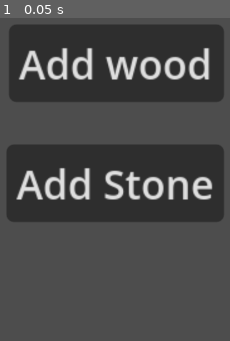
Above: before the commit, frame 1.
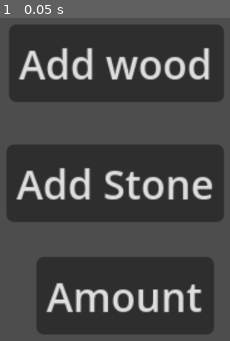
Above: after the commit, the same moment.

Repository: jonjud/PocketInventory
Game: Godot game, scene res://scenes/main.tscn
The game is run twice, just before and just after one commit, with the same random seed, the same clock (stepped at 60 frames per second) and the same inputs.
Inputs:
- Up to frame 1 (0.05 s): no input

The runs differ from the first frame. In frame 1, 17% of the frame differs, in the area x 16-94%, y 73-98%.

Commit message:
Add Inventory amount query

Diff:
--- a/data/inventory.gd
+++ b/data/inventory.gd
@@ -22,3 +22,9 @@
 		storage.append(new_entry)
 	for j in storage :
 		print(j.item.item_name ," ", j.amount )
+
+func get_amount(item : ItemData) -> int :
+	for i in storage :
+		if i.item == item :
+			return i.amount
+	return 0
--- a/scenes/main.gd
+++ b/scenes/main.gd
@@ -1,14 +1,21 @@
 extends Node2D
 
+var wood : ItemData = preload("res://items/wood.tres")
+var stone : ItemData = preload("res://items/stone.tres")
+var berry : ItemData
 
 # Called when the node enters the scene tree for the first time.
 func _ready() -> void:
 	pass
 
 func add_wood() -> void :
-	var wood : ItemData = preload("res://items/wood.tres")
 	$Inventory.add_item(wood , 1)
 
 func add_stone() -> void:
-	var stone : ItemData = preload("res://items/stone.tres")
+
 	$Inventory.add_item(stone , 1)
+
+func get_all_amount_btn() -> void:
+	print($Inventory.get_amount(wood))
+	print($Inventory.get_amount(stone))
+	print($Inventory.get_amount(berry))
--- a/scenes/main.tscn
+++ b/scenes/main.tscn
@@ -26,5 +26,13 @@
 offset_bottom = 102.0
 text = "Add Stone"
 
+[node name="Button3" type="Button" parent="CanvasLayer" unique_id=2084368256]
+offset_left = 121.0
+offset_top = 116.0
+offset_right = 192.0
+offset_bottom = 147.0
+text = "Amount"
+
 [connection signal="pressed" from="CanvasLayer/Button" to="." method="add_wood"]
 [connection signal="pressed" from="CanvasLayer/Button2" to="." method="add_stone"]
+[connection signal="pressed" from="CanvasLayer/Button3" to="." method="get_all_amount_btn"]
